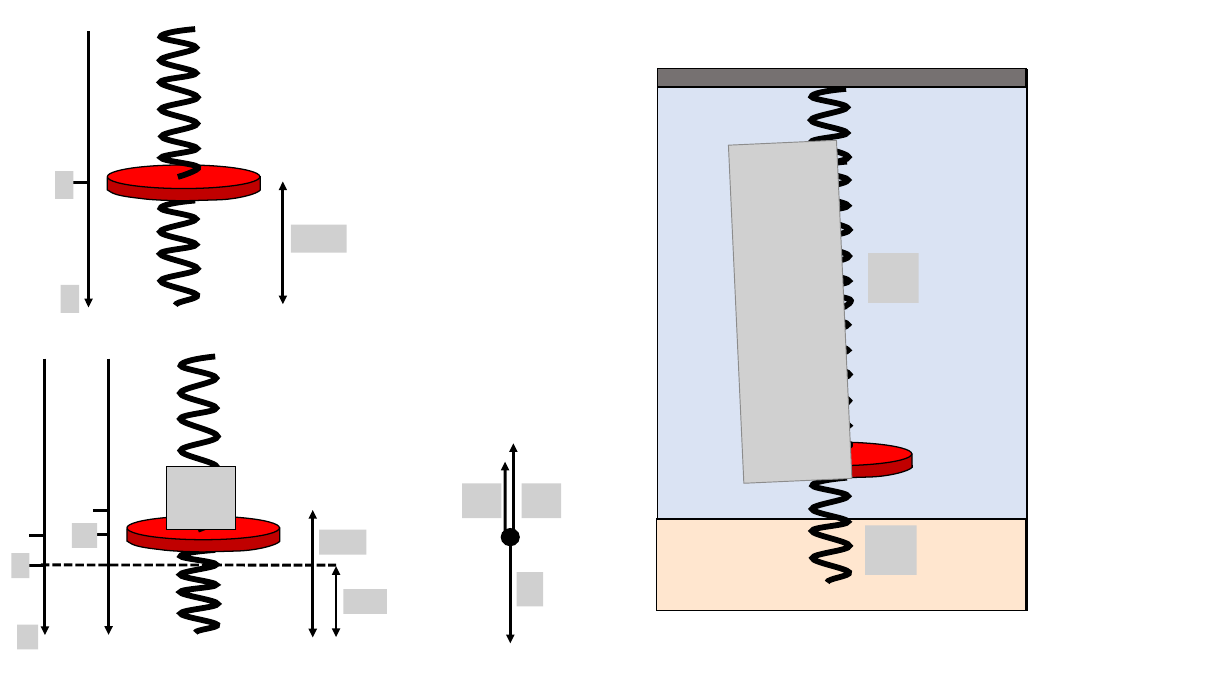
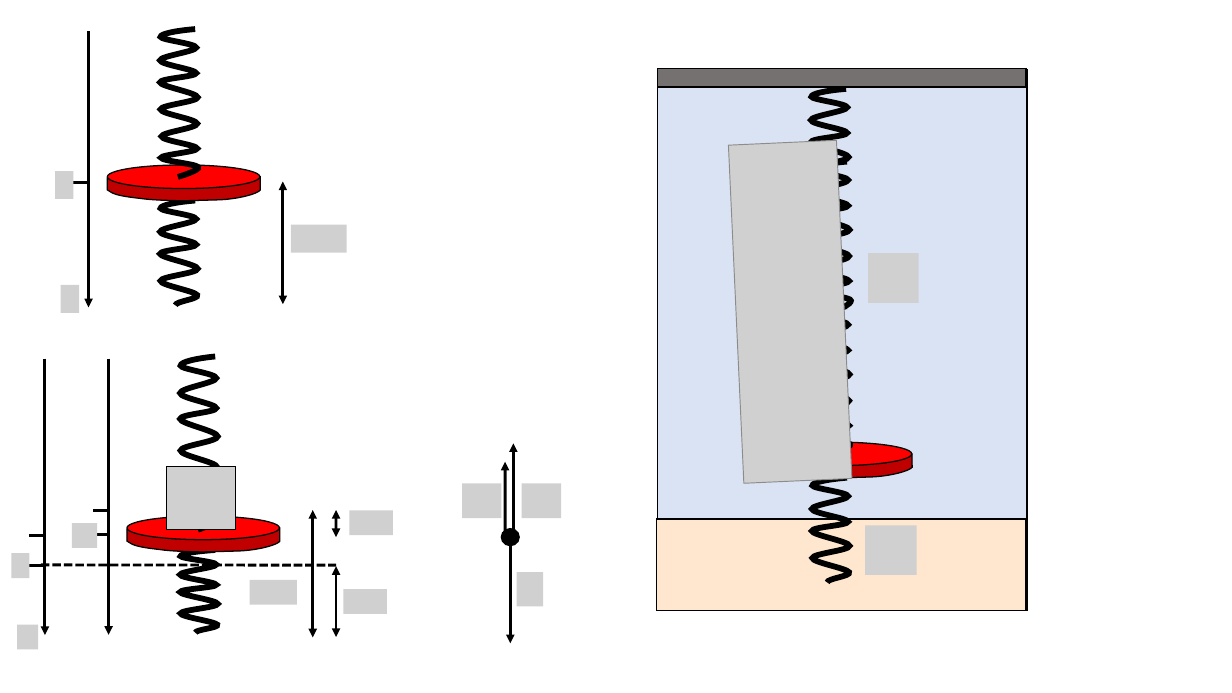
Before and after one commit to OSTP/PhysicsArtofModelling, a slide deck: slide 9 of tex/figures/SimpleHarmonicMotion/Figures.pptx. Drawn at 1232x693 pixels with LibreOffice and Linux fonts; fonts in the diff are those of the drawing; grey boxes stand for pictures; background and template pictures are left out. Boxes give left, top, right and bottom in pixels: in the first picture for what was removed or moved away, otherwise in the second. Text is boxed around its words. In the diff, an @@ line names an element or a change of style, - is before the commit and + after.

```diff
--- a/tex/figures/SimpleHarmonicMotion/Figures.pptx
+++ b/tex/figures/SimpleHarmonicMotion/Figures.pptx
@@ picture removed at (319,530,366,555) @@
@@ double arrow added from (336, 510) to (336, 537), #000000 2.25 pt @@
@@ picture added at (349,510,393,535) @@
@@ picture added at (250,580,297,605) @@
```
Also in this commit, not shown: 1 other slide changed, 3 other files.
